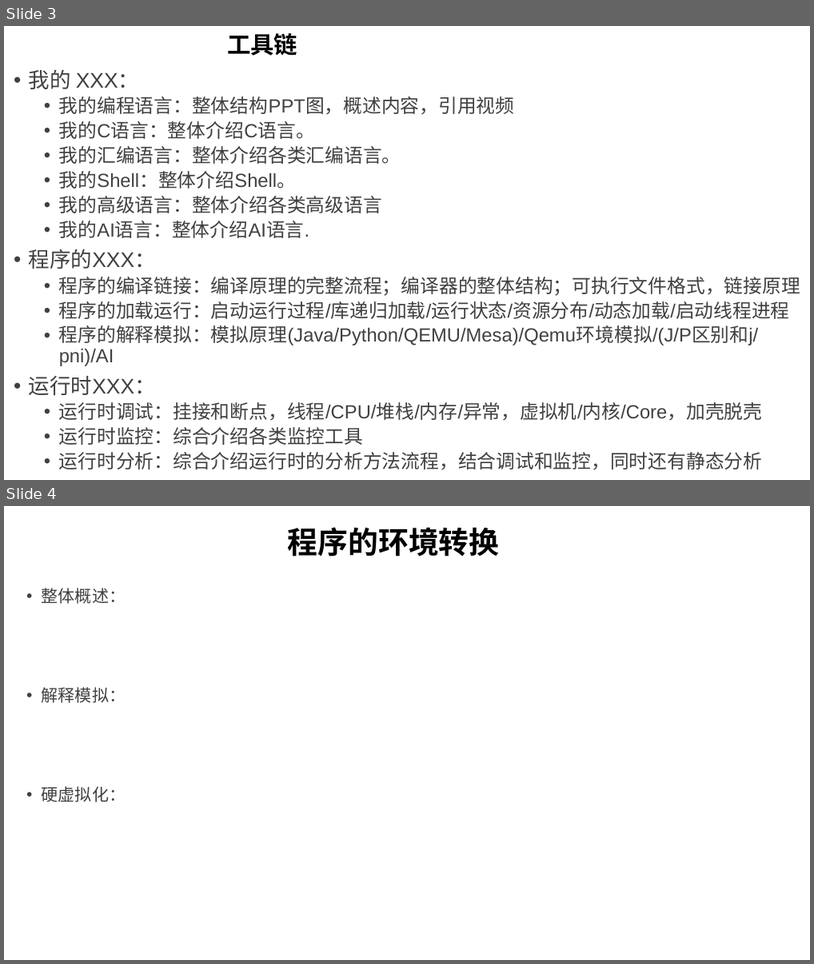
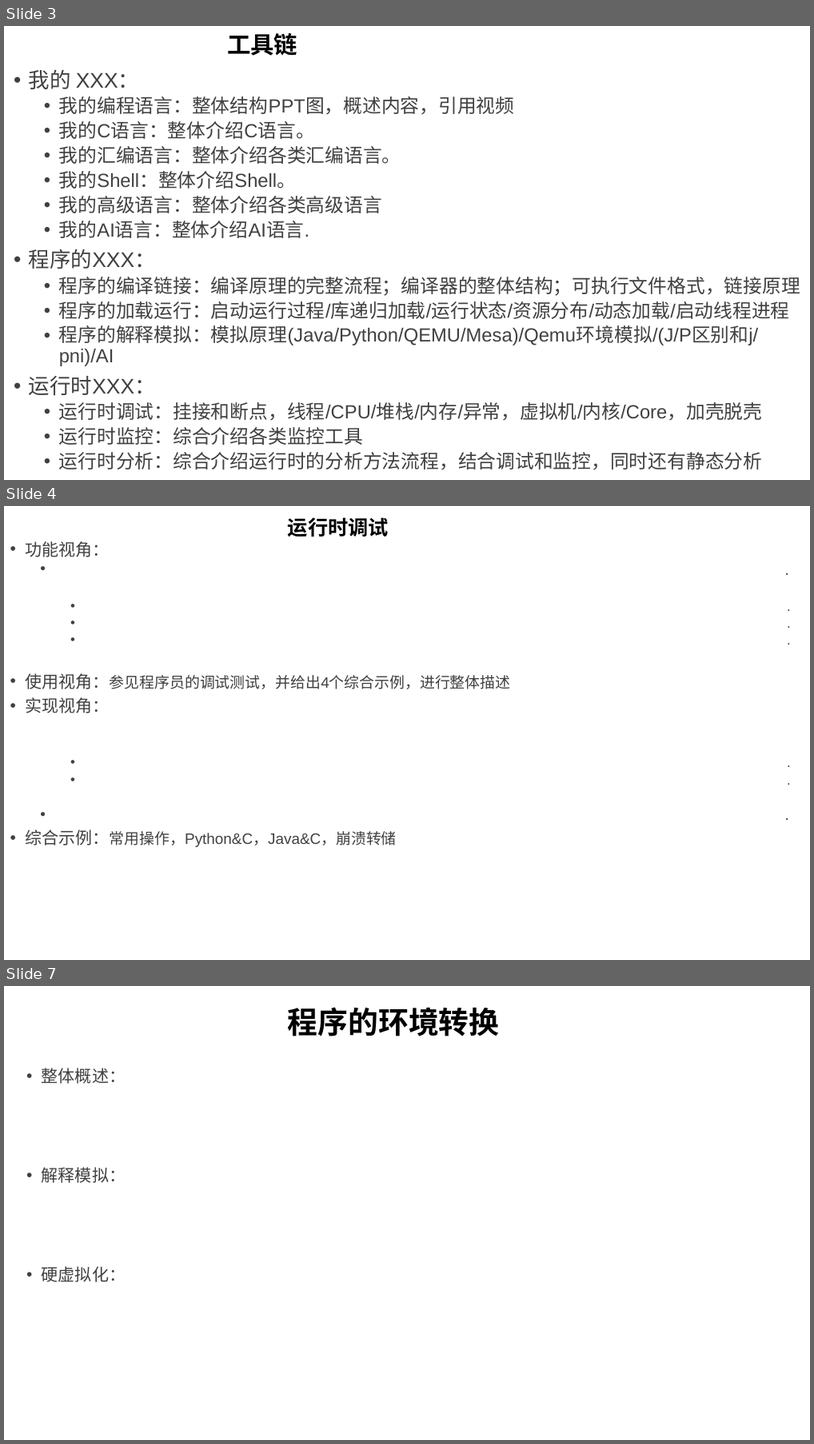
Before and after one commit to GavinKoeng/it-talks, a slide deck: it-talks.pptx. Shown one above the other, each under a label of ours: slides 3 and 4 before the commit, slides 3, 4 and 7 after it; the slides between them are not shown. The pictures are 814x964 and 814x1444 pixels, drawn with LibreOffice and Linux fonts; fonts in the diff are those of the drawing. Boxes give left, top, right and bottom in pixels: in the first picture for what was removed or moved away, otherwise in the second. Text is boxed around its words. In the diff, an @@ line names an element or a change of style, - is before the commit and + after.

Commit message:
it-talks.pptx: 添加运行时调试视频组最终的提纲

```diff
--- a/it-talks.pptx
+++ b/it-talks.pptx
@@ slide 4 added at (4,506,810,960), background #FFFFFF @@
@@ title added at (288,517,389,537), 24 pt, text #000000, bold @@
+运行时调试
@@ text added at (25,541,511,847), 18 pt, text #404040 @@
+• 功能视角：
+  • .
+    • .
+    • .
+    • .
+• 使用视角：参见程序员的调试测试，并给出4个综合示例，进行整体描述
+• 实现视角：
+    • .
+    • .
+  • .
+• 综合示例：常用操作，Python&C，Java&C，崩溃转储
@@ what was slide 4 is now slide 7 @@
```
Also in this commit, not shown: 2 other slides added, 1 other file.
